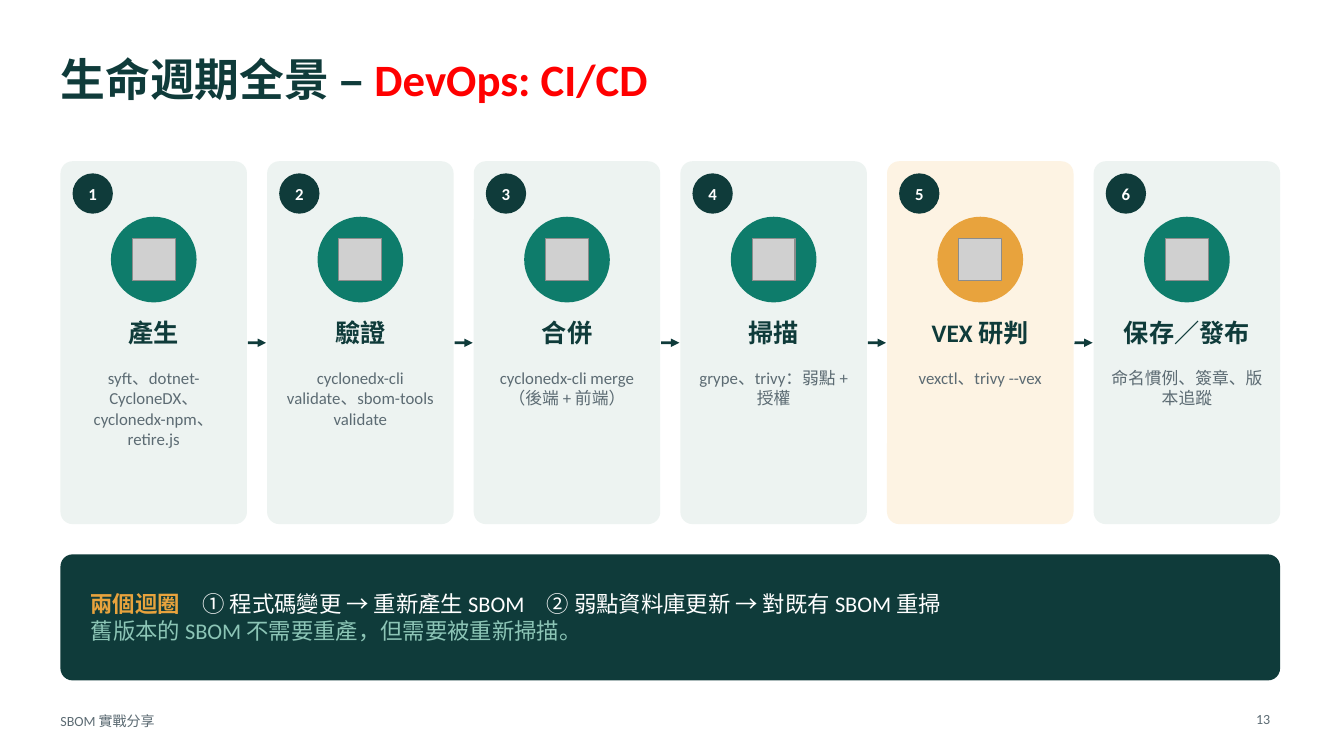
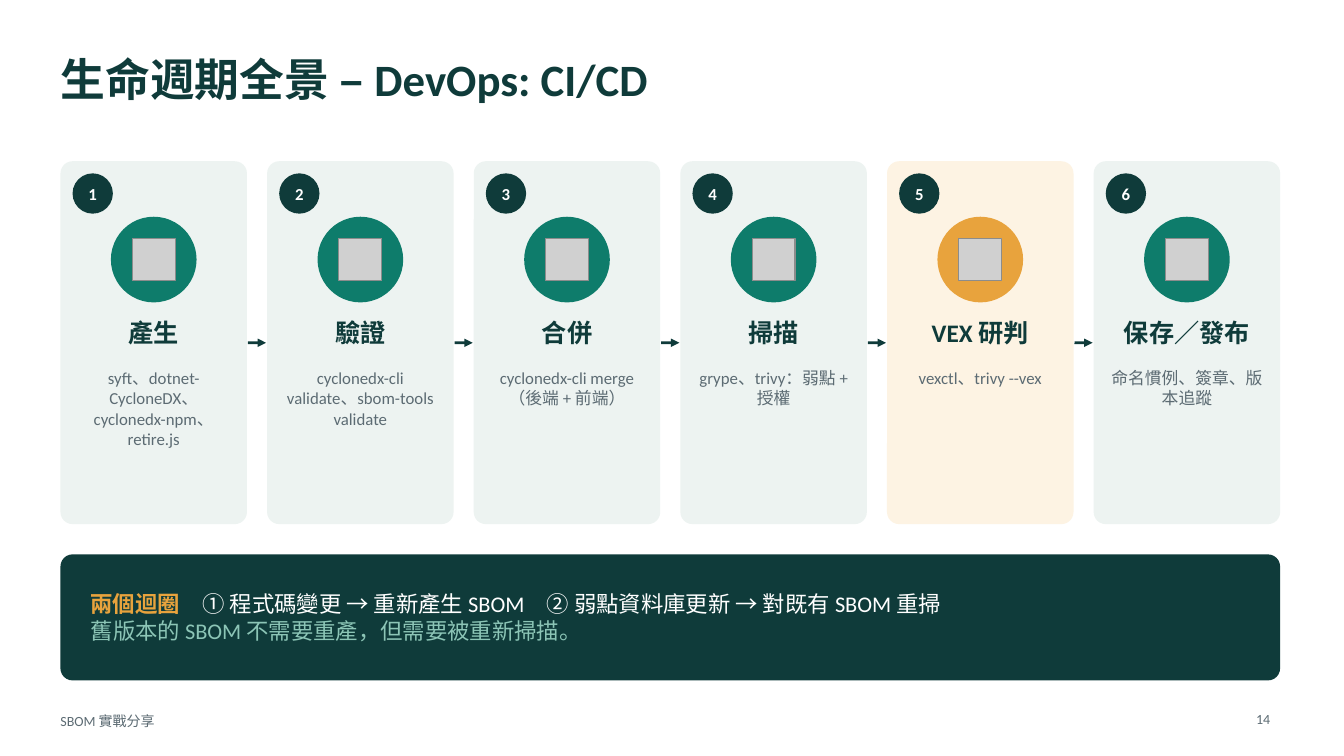
Before and after one commit to relyky/SBOM-, a slide deck: slide 14 of outputs/sbom-practice-talk.pptx (slide 13 before the commit). Drawn at 1344x756 pixels with LibreOffice and Linux fonts; fonts in the diff are those of the drawing; grey boxes stand for pictures. Boxes give left, top, right and bottom in pixels: in the first picture for what was removed or moved away, otherwise in the second. Text is boxed around its words. In the diff, an @@ line names an element or a change of style, - is before the commit and + after.

```diff
--- a/outputs/sbom-practice-talk.pptx
+++ b/outputs/sbom-practice-talk.pptx
@@ title "生命週期全景 – DevOps: CI/CD" at <box>60,57,648,103</box>: text colour #FF0000 to #0F3B3A in "DevOps: CI/CD" @@
@@ page number at <box>1256,715,1270,724</box>: text changed @@
-13
+14
```
Also in this commit, not shown: 8 other slides changed, 1 slide added.
